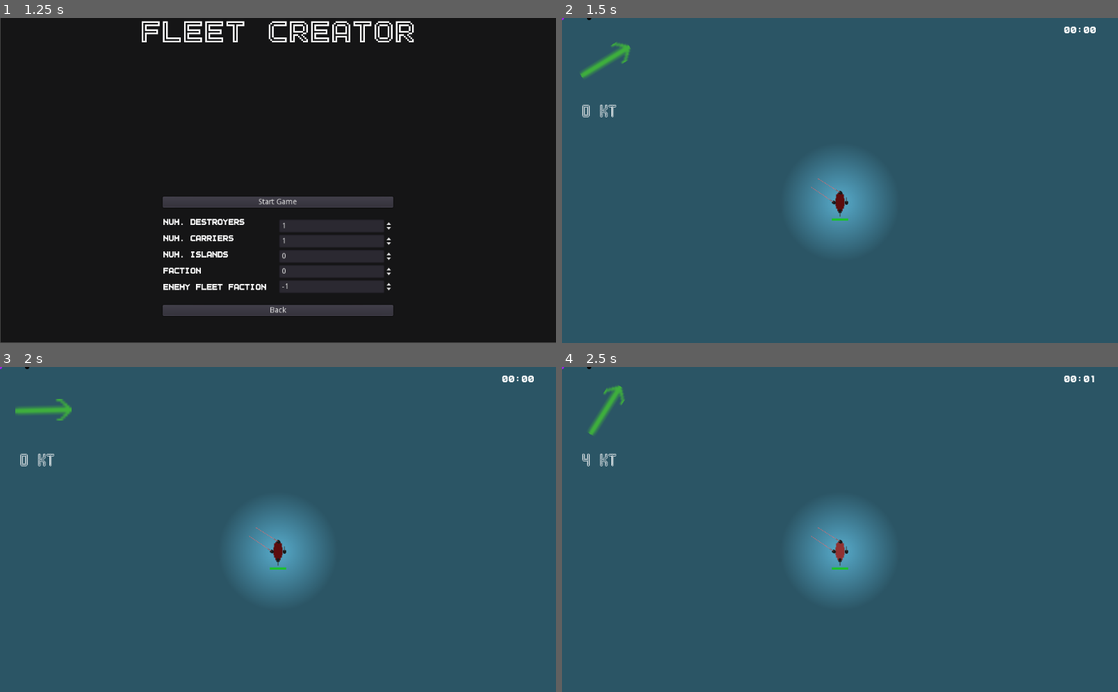
Above: before the commit, frames 1-4 (two rows, left to right).
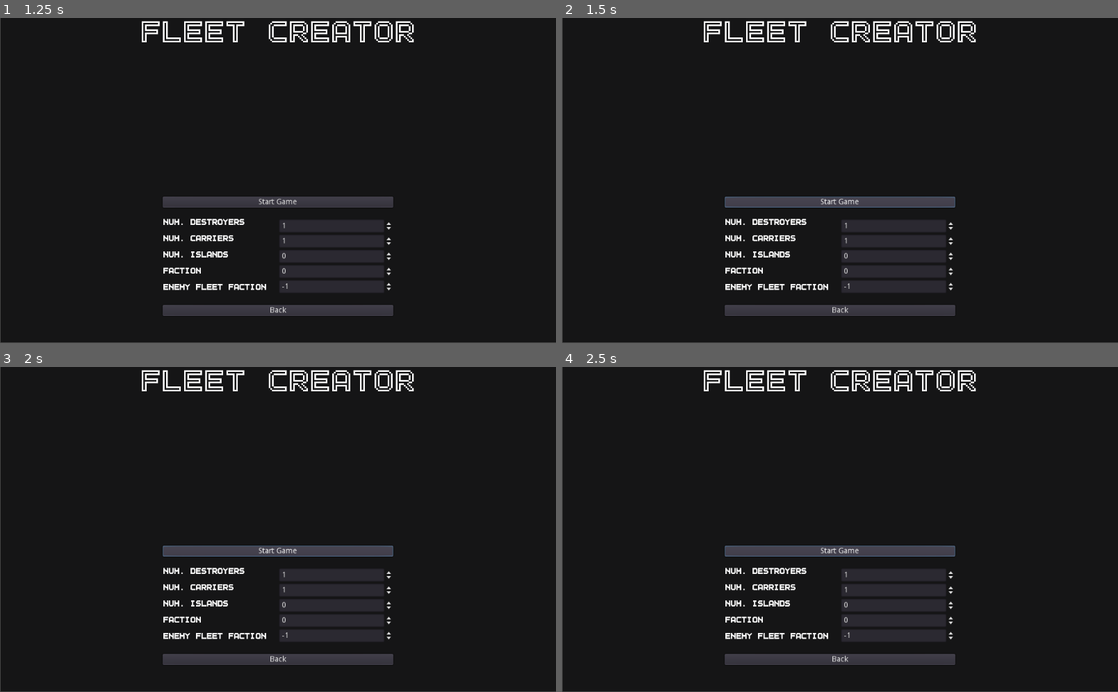
Above: after the commit, the same moments.

Repository: peter-shaw-benson/naval-game
Game: Godot game, scene res://gui/MainMenu.tscn
The game is run twice, just before and just after one commit, with the same random seed, the same clock (stepped at 60 frames per second) and the same inputs.
Inputs (mouse positions are in pixels of both pictures, inside the frame that each line leads up to):
- Up to frame 1 (1.25 s): click "Start Game" at 0.5 s
- Up to frame 2 (1.5 s): click "Start Game" at 1.25 s
- Up to frame 3 (2 s): no input
- Up to frame 4 (2.5 s): click (840, 552) at 2 s, where only the run after the commit has a clickable "Start Game"

Frame 1 is identical in both runs. In frame 2, 100% of the frame differs, in the area x 0-100%, y 0-100%; in frame 3, 100%; in frame 4, 100%.
Error after the commit: Parse Error: The identifier "WeaponJSON" isn't declared in the current scope. (res://Weapons/WeaponJSON.gd:72)

Commit message:
adding flak guns

Diff:
--- a/Entities/Ships/gunboat_test.gd
+++ b/Entities/Ships/gunboat_test.gd
@@ -2,6 +2,7 @@
 extends Ship
 
 var LightGun = preload("res://Weapons/LightGun.gd")
+var LightGun = preload("res://Weapons/FlakGun.gd")
 var Torpedo = preload("res://Weapons/Torpedo.gd")
 var MachineGun = preload("res://Weapons/MachineGun.gd")
 
@@ -26,27 +27,32 @@
 
 var turret_list = [
 	# back gun:
-	{"weapon": LightGun.new(), "offset": [0,30], "barrels": 1,
-	"sprite_path": fletcher_turret_path, "turn_weight":0.02, "firing_arc": [-30, 210]},
-	# front gun:
-	{"weapon": LightGun.new(), "offset": [0,-30], "barrels": 1,
-	"sprite_path": fletcher_turret_path, "turn_weight":0.02, "firing_arc": [-210, 30]},
-	# right gun
-	{"weapon": LightGun.new(), "offset": [20,0], "barrels": 1,
-	"sprite_path": fletcher_turret_path, "turn_weight":0.02, "firing_arc": [-90, 90]},
-	# left gun
-	{"weapon": LightGun.new(), "offset": [-20,0], "barrels": 1,
-	"sprite_path": fletcher_turret_path, "turn_weight":0.02, "firing_arc": [90, 270]},
+#	{"weapon": LightGun.new(), "offset": [0,30], "barrels": 1,
+#	"sprite_path": fletcher_turret_path, "turn_weight":0.02, "firing_arc": [-30, 210]},
+#	# front gun:
+#	{"weapon": LightGun.new(), "offset": [0,-30], "barrels": 1,
+#	"sprite_path": fletcher_turret_path, "turn_weight":0.02, "firing_arc": [-210, 30]},
+#	# right gun
+#	{"weapon": LightGun.new(), "offset": [20,0], "barrels": 1,
+#	"sprite_path": fletcher_turret_path, "turn_weight":0.02, "firing_arc": [-90, 90]},
+#	# left gun
+#	{"weapon": LightGun.new(), "offset": [-20,0], "barrels": 1,
+#	"sprite_path": fletcher_turret_path, "turn_weight":0.02, "firing_arc": [90, 270]},
 
  #single gun, for testing
 #	{"weapon": LightGun.new(), "offset": [0,0], "barrels": 1,
 #	"sprite_path": fletcher_turret_path, "turn_weight":0.02, "firing_arc": [90, 270]},
 
+	{"weapon": LightGun.new(), "offset": [0,0], "barrels": 1,
+	"sprite_path": fletcher_turret_path, "turn_weight":0.02, "firing_arc": [-180, 180]},
+
+	{"weapon": FlakGun.new(), "offset": [0,0], "barrels": 1,
+	"sprite_path": fletcher_turret_path, "turn_weight":0.02, "firing_arc": [-180, 180]},
 
 #	{"weapon": MachineGun.new(), "offset": [10,30], "barrels": 1,
-#	"sprite_path": mg_turret_path, "turn_weight":0.1, "firing_arc": [-90, 90]},
+#	"sprite_path": mg_turret_path, "turn_weight":0.1, "firing_arc": [-120, 120]},
 #	{"weapon": MachineGun.new(), "offset": [-10,30], "barrels": 1,
-#	"sprite_path": mg_turret_path, "turn_weight":0.1, "firing_arc": [90, 270]}
+#	"sprite_path": mg_turret_path, "turn_weight":0.1, "firing_arc": [60, 300]}
 ]
 
 
--- a/GameState.gd
+++ b/GameState.gd
@@ -17,6 +17,8 @@
 	# how much weapon damage gets scaled
 	"accuracyScaling": 0.3,
 	# global weapon accuracy scaling
+	"accuracyGrowthFactor": 4,
+	# used in the math of accuracy gain over time.
 	"armorReduction": 5,
 	# how much armor reduces incoming weapon damage
 	"stoppedFactor": 0.5,
@@ -199,3 +201,6 @@
 
 func get_visibility_scale():
 	return game_vars["visibilityScale"]
+
+func get_accuracy_growth_factor():
+	return game_vars["accuracyGrowthFactor"]
--- a/Ships2/Bullets/Bullet.gd
+++ b/Ships2/Bullets/Bullet.gd
@@ -5,6 +5,8 @@
 var max_range: int
 
 var lifetime: float
+
+var flakgun = false
 
 var weaponData: Weapon
 
@@ -30,7 +32,7 @@
 		self.set_collision_mask_bit(3, true)
 		self.set_collision_mask_bit(1, false)
 
-	if self.weaponData.get_name() == "machinegun":
+	elif self.weaponData.get_name() == "machinegun":
 		frames = preload("res://art/Bullets/MG/MGSprite.tres")
 		get_node("AnimatedSprite").set_sprite_frames(frames)
 
@@ -43,6 +45,20 @@
 		self.set_collision_mask_bit(3, true)
 		self.set_collision_mask_bit(1, false)
 
+	elif self.weaponData.get_name() == "flakgun":
+		flakgun = true
+
+		self.set_collision_mask_bit(3, false)
+		self.set_collision_mask_bit(1, true)
+
+	elif self.weaponData.get_name() == "flakbullet":
+
+		frames = preload("res://art/Bullets/MG/MGSprite.tres")
+		get_node("AnimatedSprite").set_sprite_frames(frames)
+
+		self.set_collision_mask_bit(3, false)
+		self.set_collision_mask_bit(1, true)
+
 	get_node("AnimatedSprite").animation = "shell"
 
 func _physics_process(delta):
@@ -50,6 +66,10 @@
 
 	# test if max range is reached
 	if self.global_position.distance_to(self.initial_pos) >= self.max_range:
+
+		if flakgun:
+			handle_flakgun()
+
 		queue_free()
 
 
@@ -85,6 +105,30 @@
 
 			body.take_damage(self.weaponData)
 
+func handle_flakgun():
+	get_node("AnimatedSprite").animation = "explosion"
+	get_node("AnimatedSprite").play()
+
+	self.speed = 0
+
+	# make baby bullets
+	var num_bullets = int(randf() * 5) + 3
+
+	for b in num_bullets:
+		var bullet = Bullet.instance()
+
+		bullet.init(weaponData, self.global_position)
+
+		get_tree().root.add_child(bullet)
+
+		bullet.transform = $Barrel.global_transform
+
+		# add bullet spread
+		var this_bullet_spread = ((randf() * 2) - 1) * bullet
+
+		#print(this_bullet_spread)
+
+		bullet.rotation += this_bullet_spread
 
 
 func _on_fuseTimer_timeout():
--- a/Ships2/CombatUnit.gd
+++ b/Ships2/CombatUnit.gd
@@ -559,11 +559,11 @@
 
 
 func enter_combat():
-	print("entered combat\t", self.faction)
+	#print("entered combat\t", self.faction)
 	self.in_combat = true
 
 func exit_combat():
-	print("exited combat\t", self.faction)
+	#print("exited combat\t", self.faction)
 	self.in_combat = false
 
 
--- a/Ships2/Turrets/Turret.gd
+++ b/Ships2/Turrets/Turret.gd
@@ -29,6 +29,10 @@
 var aa_gun = false
 # plane gun not being used rn
 var plane_gun = false
+var bullet_spread = 0
+var shot_count = 0
+
+var spread_rng
 
 func init(weapon, faction):
 	# here, weapon is a dict of weapon data, y offset, and number of barrels
@@ -44,6 +48,11 @@
 	self.num_barrels = weapon["barrels"]
 	self.turn_weight = weapon["turn_weight"]
 	self.aa_gun = weaponData.is_aa_gun()
+	self.bullet_spread = weaponData.get_spread()
+
+	self.spread_rng = RandomNumberGenerator.new()
+	spread_rng.seed = hash(get_instance_id())
+
 
 	self.firing_arc[0] = deg2rad(weapon["firing_arc"][0])
 	self.firing_arc[1] = deg2rad(weapon["firing_arc"][1])
@@ -215,6 +224,8 @@
 
 		in_weapons_range = false
 
+		shot_count = 0
+
 			# print("stopped firing")
 
 func align():
@@ -243,6 +254,26 @@
 
 			bullet.transform = $Barrel.global_transform
 
+			var accuracy_improvement = (-1) * shot_count * weaponData.get_accuracy_gain()
+
+			# current accuracy = bullet_spread * accuracyGainFactor ^ (shot_count * accuracy gain)
+
+			var new_spread = self.bullet_spread * pow(GameState.get_accuracy_growth_factor(), accuracy_improvement)
+
+			if new_spread <= 0:
+				new_spread = 0.01
+
+			#print(shot_count, "\t", self.bullet_spread, "\t", weaponData.get_accuracy_gain(), "\t", accuracy_improvement, "\t", new_spread)
+
+			# add bullet spread
+			var this_bullet_spread = spread_rng.randf_range(-1 * new_spread, new_spread)
+
+			#print(this_bullet_spread)
+
+			bullet.rotation += this_bullet_spread
+
+		shot_count += 1
+
 		#print("shooting")
 
 		get_node("AnimatedSprite").animation = "shoot"
--- /dev/null
+++ b/Weapons/FlakGun.gd
@@ -0,0 +1,10 @@
+extends "res://Weapons/WeaponJSON.gd"
+
+func _init():
+
+	self.init("FlakGun")
+#
+#	self.init(weapon_stats["speed"], weapon_stats["max_range"], \
+#	weapon_stats["fire_rate"], weapon_stats["damage"], weapon_stats["piercing"], \
+#	weapon_stats["armor_damage"], weapon_stats["anti_air"], \
+#	weapon_stats["base_accuracy"], weapon_stats["accuracy_gain"])
--- a/Weapons/WeaponJSON.gd
+++ b/Weapons/WeaponJSON.gd
@@ -58,5 +58,15 @@
 func get_name():
 	return self.weapon_data["name"]
 
+# lower accuracy is better (less spread)
+func get_spread():
+	return self.weapon_data["base_accuracy"]
+
+func get_accuracy_gain():
+	return self.weapon_data["accuracy_gain"]
+
 func is_aa_gun():
 	return self.weapon_data["aa_gun"]
+
+func get_flak_bullet():
+	return WeaponJSON.init()
--- a/config_files/entity_stats.json
+++ b/config_files/entity_stats.json
@@ -47,7 +47,7 @@
     	"speed": 30,
     	"range": 600,
     	"turn_weight": 0.15,
-    	"hit_points": 40,
+    	"hit_points": 10,
     	"armor": 0,
     	"hide": 20,
     	"visibility": 25,
@@ -63,7 +63,7 @@
       "speed": 90,
     	"range": 200,
     	"turn_weight": 0.15,
-    	"hit_points": 8,
+    	"hit_points": 3,
     	"armor": 0,
     	"hide": 20,
     	"visibility": 15,
@@ -79,7 +79,7 @@
       "speed": 80,
     	"range": 200,
     	"turn_weight": 0.15,
-    	"hit_points": 10,
+    	"hit_points": 4,
     	"armor": 1,
     	"hide": 20,
     	"visibility": 10,
--- a/config_files/weapon_stats.json
+++ b/config_files/weapon_stats.json
@@ -8,7 +8,7 @@
   	"piercing": 12,
   	"armor_damage": 1,
   	"anti_air": 0,
-  	"base_accuracy": 0.5,
+  	"base_accuracy": 0.1,
   	"accuracy_gain": 0.03,
     "aa_gun": false
   },
@@ -21,7 +21,7 @@
   	"piercing": 12,
   	"armor_damage": 1,
   	"anti_air": 0,
-  	"base_accuracy": 0.5,
+  	"base_accuracy": 0.1,
   	"accuracy_gain": 0.03,
     "aa_gun": false
   },
@@ -34,8 +34,8 @@
   	"piercing": 2,
   	"armor_damage": 0.2,
   	"anti_air": 1,
-  	"base_accuracy": 0.3,
-  	"accuracy_gain": 0.03,
+  	"base_accuracy": 1,
+  	"accuracy_gain": 0.5,
     "aa_gun": false
   },
   "HeavyGun": {
@@ -47,7 +47,7 @@
   	"piercing": 11,
   	"armor_damage": 1,
   	"anti_air": 0,
-  	"base_accuracy": 0.5,
+  	"base_accuracy": 0.1,
   	"accuracy_gain": 0.03,
     "aa_gun": false
   },
@@ -59,7 +59,7 @@
   	"piercing": 7,
   	"armor_damage": 0.5,
   	"anti_air": 0.2,
-  	"base_accuracy": 0.4,
+  	"base_accuracy": 0.08,
   	"accuracy_gain": 0.03,
     "aa_gun": false
   },
@@ -71,6 +71,33 @@
   	"damage": 0.5,
   	"piercing": 1,
   	"armor_damage": 0,
+    "base_accuracy": 0.2,
+  	"accuracy_gain": 0.03,
+    "aa_gun": true
+  },
+  "FlakGun": {
+    "name": "flakgun",
+    "speed": 200,
+  	"max_range": 80,
+  	"fire_rate": 10,
+  	"damage": 2,
+  	"piercing": 1,
+  	"armor_damage": 0,
+    "base_accuracy": 0.4,
+  	"accuracy_gain": 0.03,
+    "aa_gun": true
+  },
+
+  "FlakBullet": {
+    "name": "flakbullet",
+    "speed": 300,
+  	"max_range": 20,
+  	"fire_rate": 1,
+  	"damage": 0.2,
+  	"piercing": 1,
+  	"armor_damage": 0,
+    "base_accuracy": 0.8,
+  	"accuracy_gain": 0,
     "aa_gun": true
   }
 }
Not shown: 2 places in Ships2/Turrets/Turret.tscn that only renumber resources
